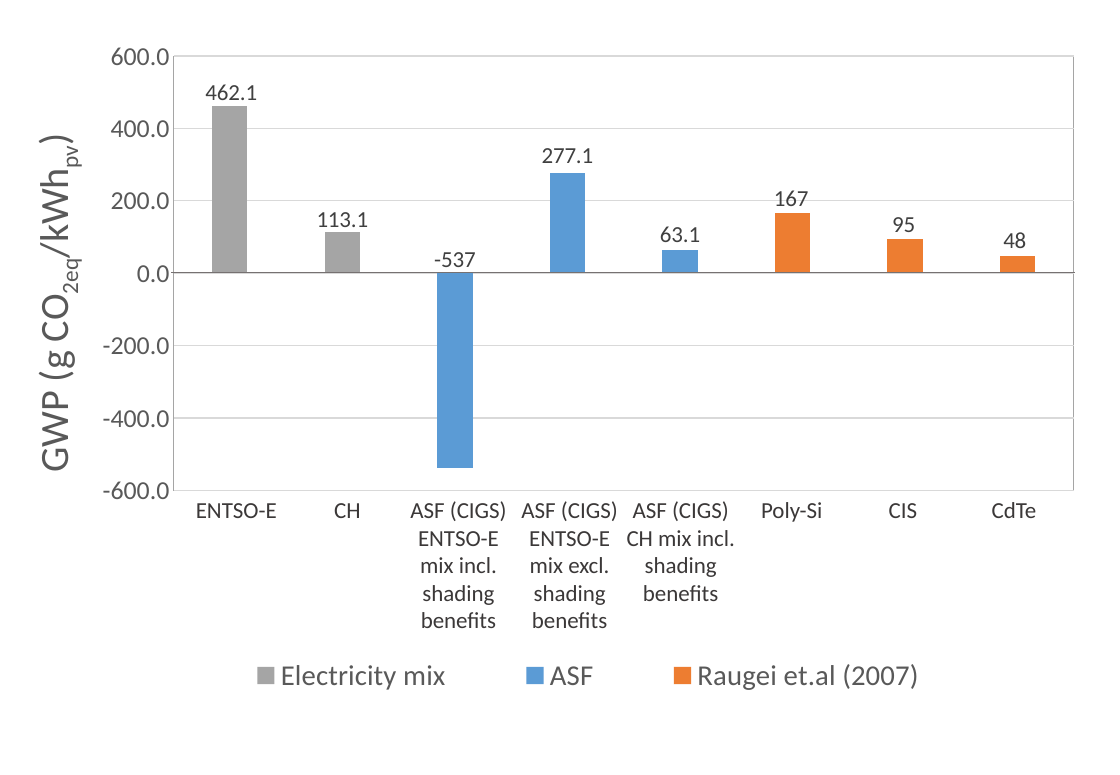
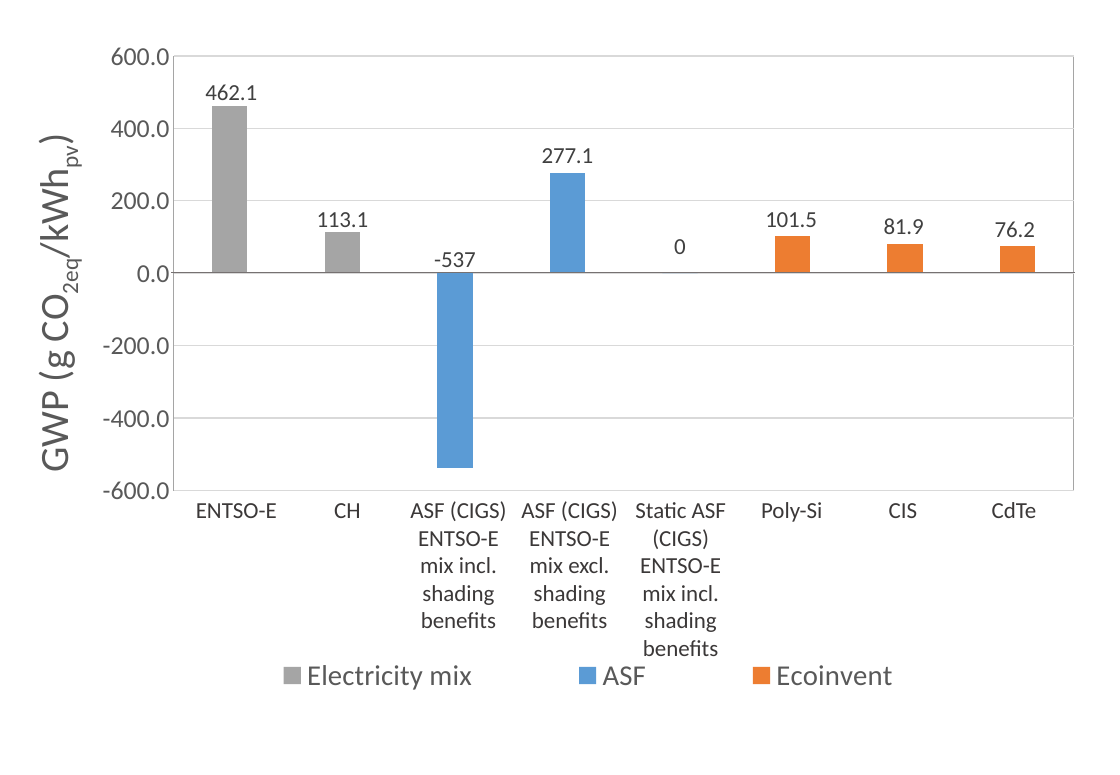
Before and after one commit to architecture-building-systems/LCA_Paper, a slide deck: slide 17 of elsarticle/Images/Thesis charts.pptx. Drawn at 1120x775 pixels with LibreOffice and Linux fonts; fonts in the diff are those of the drawing. Boxes give left, top, right and bottom in pixels: in the first picture for what was removed or moved away, otherwise in the second. Text is boxed around its words. In the diff, an @@ line names an element or a change of style, - is before the commit and + after.

Commit message:
ppt pv

```diff
--- a/elsarticle/Images/Thesis charts.pptx
+++ b/elsarticle/Images/Thesis charts.pptx
@@ column stacked chart at <box>25,38,1094,704</box> @@
@@ ASF, 5: 63.1 to 0 @@
-Raugei et.al (2007): -, -, -, -, -, 167, 95, 48
+Ecoinvent: -, -, -, -, -, 101.5, 81.9, 76.2
@@ value axis title "GWP (g CO2eq/kWhpv)" to "GWP (g CO2eq/kWhpv) " @@
@@ text at <box>635,502,726,656</box>: text changed @@
-ASF (CIGS) CH mix incl. shading benefits
+Static ASF (CIGS) ENTSO-E mix incl. shading benefits
```
Also in this commit, not shown: 11 other slides changed, 2 other files.
